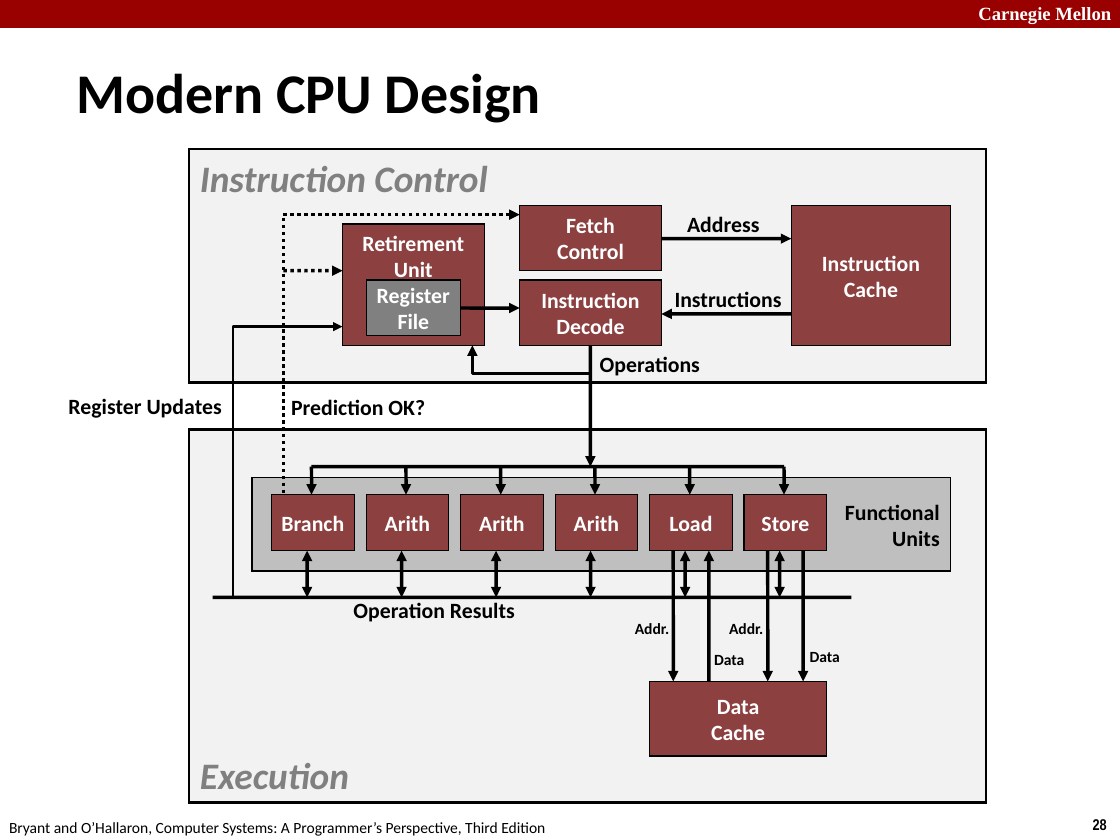
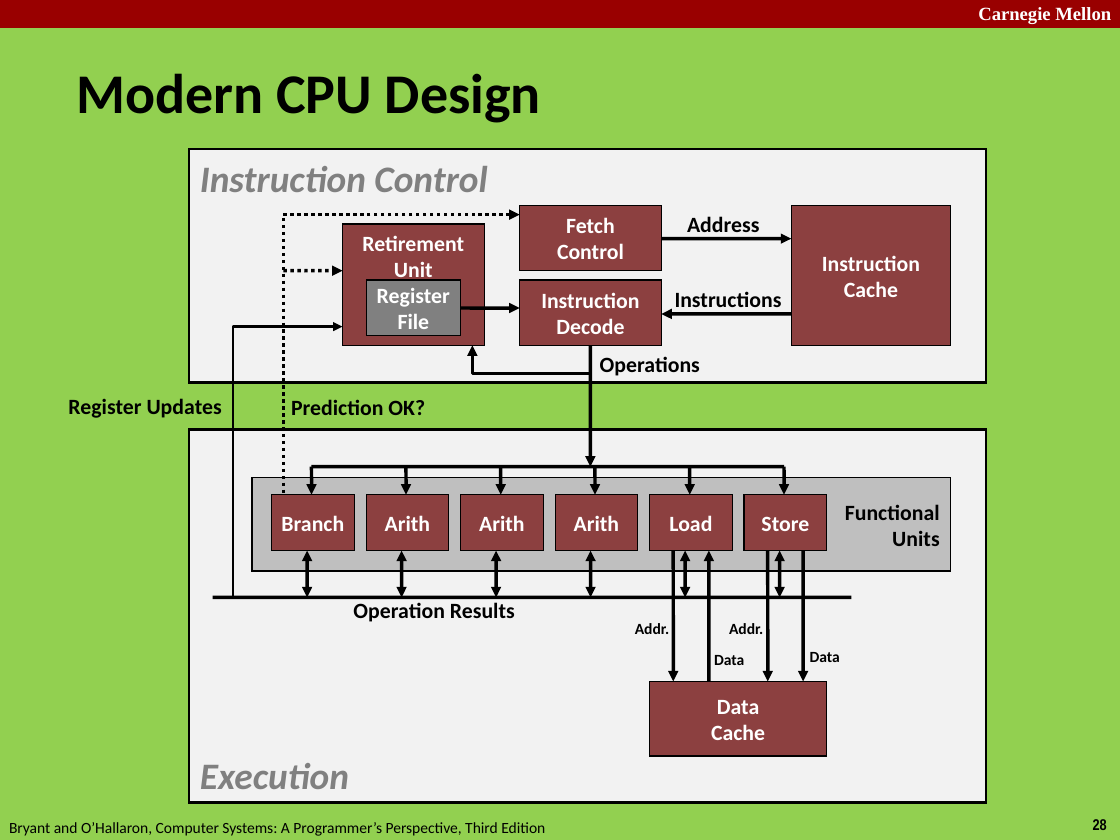
Before and after one commit to judy-shang/Learn-Web-Hacking, a slide deck: slide 28 of learning note/CSAPP-ppt/10-optimization.pptx. Drawn at 1120x840 pixels with LibreOffice and Linux fonts; fonts in the diff are those of the drawing. Boxes give left, top, right and bottom in pixels: in the first picture for what was removed or moved away, otherwise in the second. Text is boxed around its words. In the diff, an @@ line names an element or a change of style, - is before the commit and + after.

```diff
--- a/learning note/CSAPP-ppt/10-optimization.pptx
+++ b/learning note/CSAPP-ppt/10-optimization.pptx
@@ background #FFFFFF to #92D050 @@
```
Also in this commit, not shown: 3 other files.
